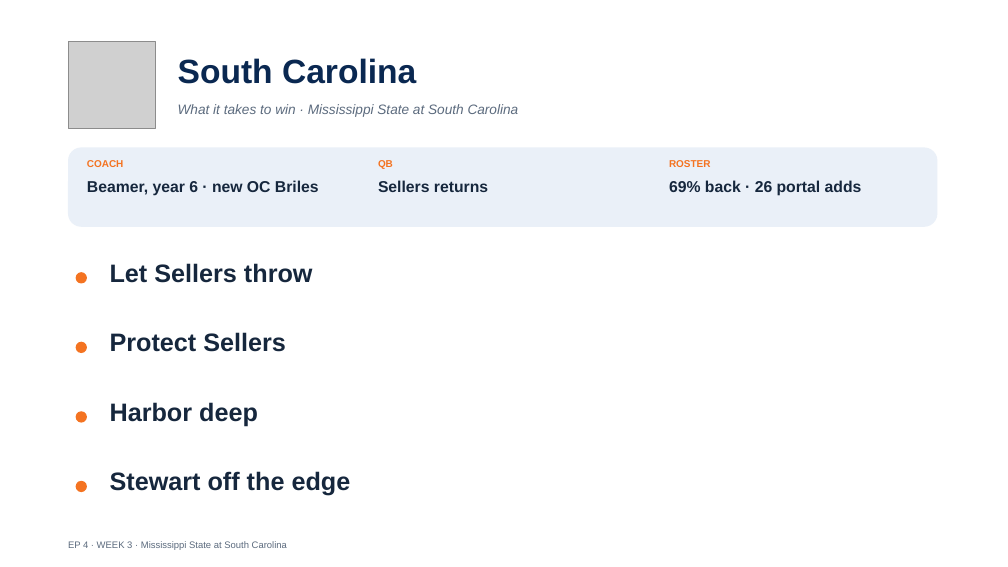
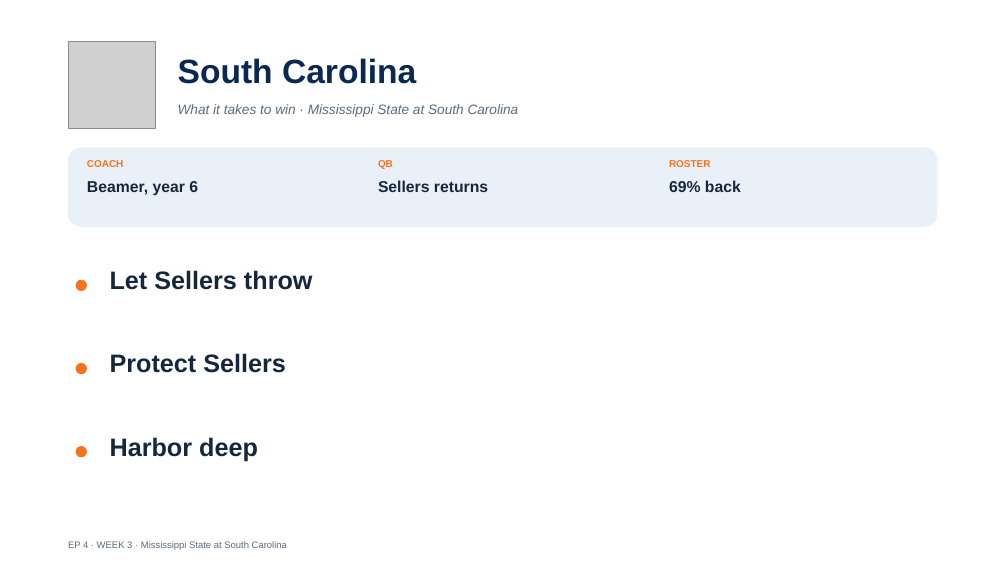
Before and after one commit to lucasalvarezflorida-lab/ncaa-fbs-analytics, a slide deck: slide 14 of decks/2026_Week3_Episode4.pptx. Drawn at 1008x567 pixels with LibreOffice and Linux fonts; fonts in the diff are those of the drawing; grey boxes stand for pictures. Boxes give left, top, right and bottom in pixels: in the first picture for what was removed or moved away, otherwise in the second. Text is boxed around its words. In the diff, an @@ line names an element or a change of style, - is before the commit and + after.

```diff
--- a/decks/2026_Week3_Episode4.pptx
+++ b/decks/2026_Week3_Episode4.pptx
@@ text at box(87, 181, 198, 196): text changed @@
-Beamer, year 6 · new OC Briles
+Beamer, year 6
@@ text at box(669, 180, 741, 192): text changed @@
-69% back · 26 portal adds
+69% back
@@ text "Let Sellers throw": place and size @@
-text "Let Sellers throw" at box(110, 263, 313, 283)
+text "Let Sellers throw" at box(110, 270, 313, 290)
@@ ellipse: place and size @@
-ellipse at box(76, 272, 87, 284)
+ellipse at box(76, 280, 87, 291)
@@ text "Protect Sellers": place and size @@
-text "Protect Sellers" at box(110, 332, 286, 352)
+text "Protect Sellers" at box(110, 353, 286, 373)
@@ ellipse: place and size @@
-ellipse at box(76, 342, 87, 353)
+ellipse at box(76, 363, 87, 374)
@@ ellipse: place and size @@
-ellipse at box(76, 411, 87, 423)
+ellipse at box(76, 446, 87, 457)
@@ text "Harbor deep": place and size @@
-text "Harbor deep" at box(110, 402, 258, 427)
+text "Harbor deep" at box(110, 437, 258, 461)
@@ text removed at box(110, 471, 351, 496) @@
-Stewart off the edge
@@ ellipse removed at box(76, 481, 87, 492) @@
```
Also in this commit, not shown: 14 other slides changed, 2 other files.
